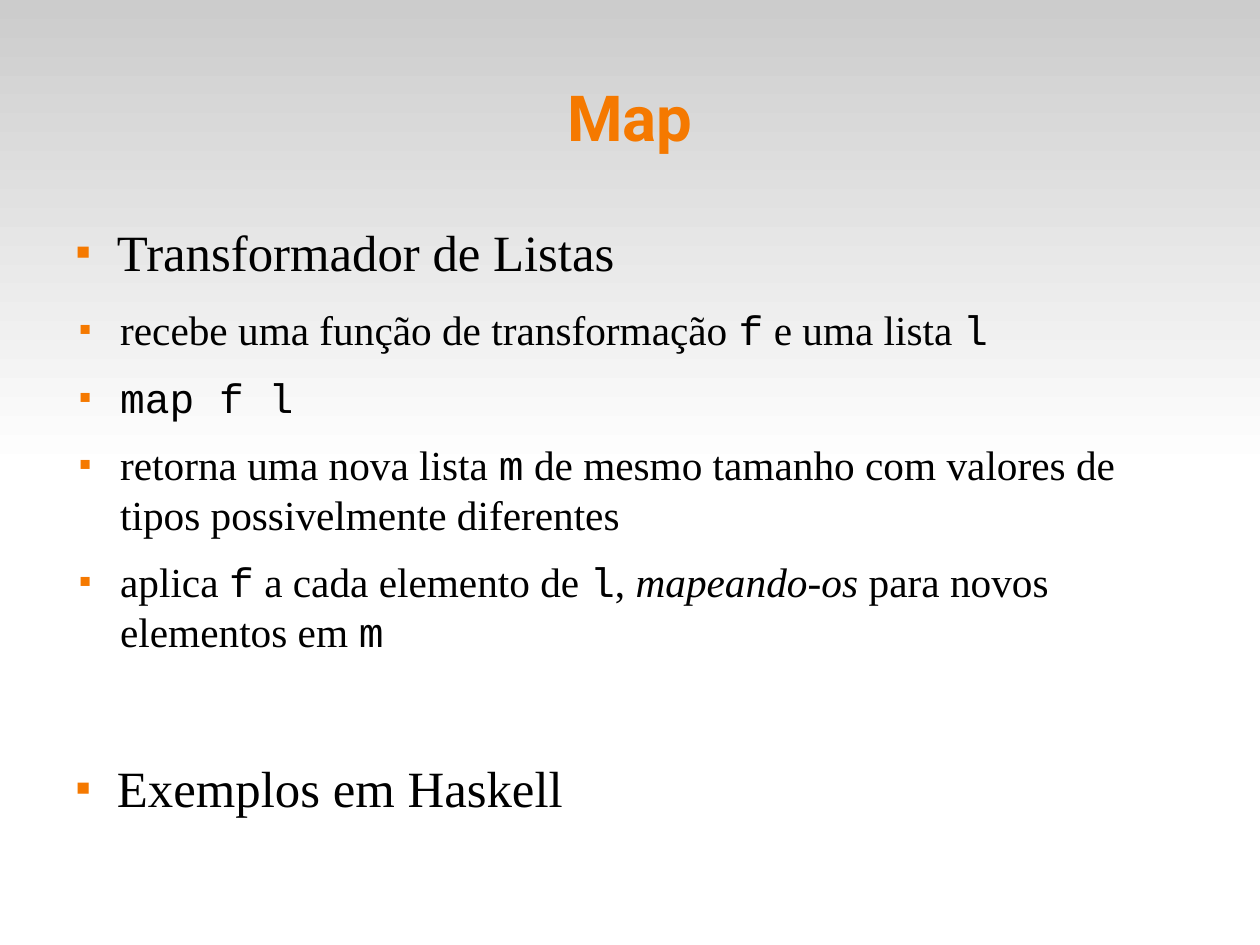
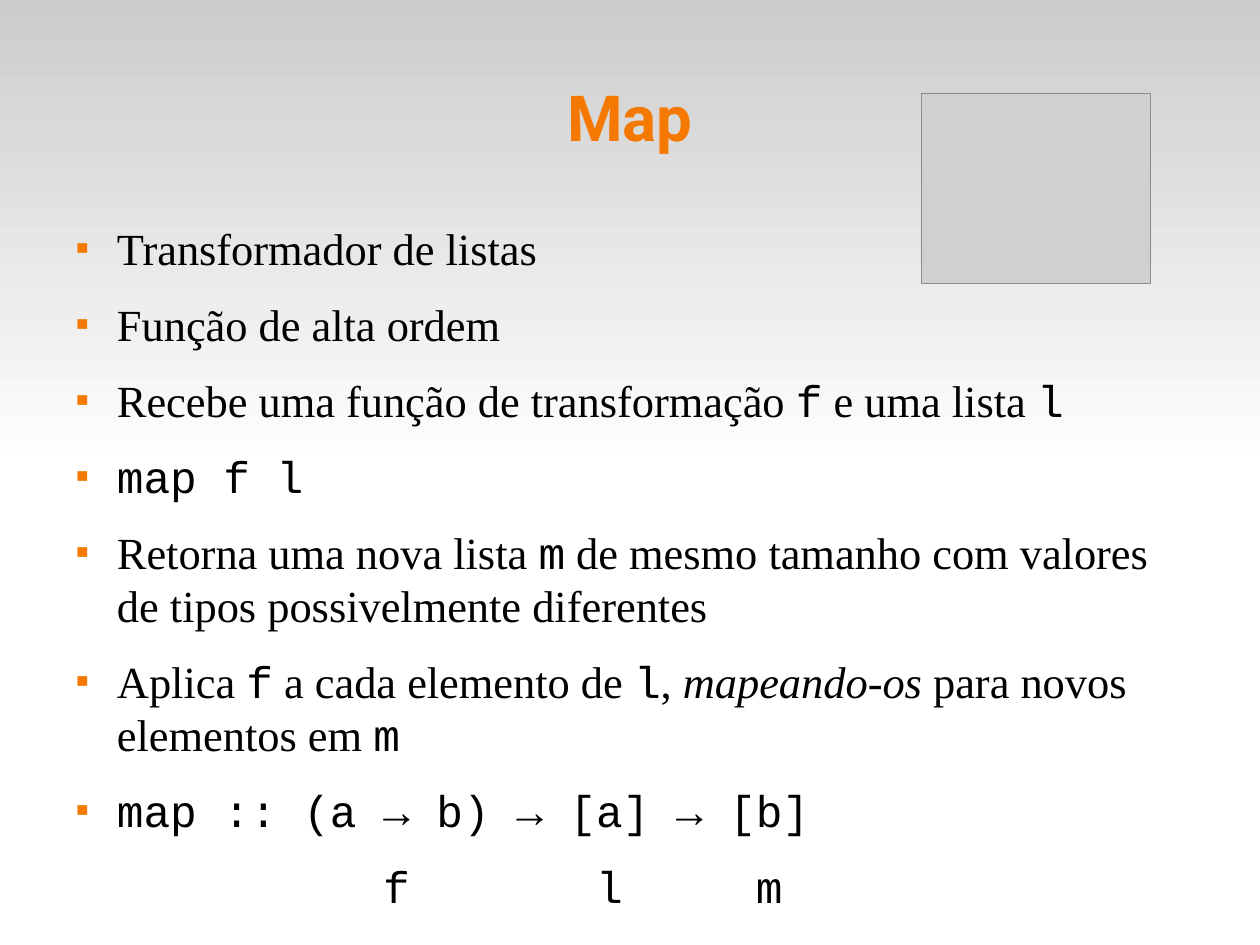
Before and after one commit to fsantanna-uerj/EDL, a slide deck: slide 23 of slides/edl-10-fun.odp (slide 21 before the commit). Drawn at 1260x945 pixels with LibreOffice and Linux fonts; fonts in the diff are those of the drawing; grey boxes stand for pictures. Boxes give left, top, right and bottom in pixels: in the first picture for what was removed or moved away, otherwise in the second. Text is boxed around its words. In the diff, an @@ line names an element or a change of style, - is before the commit and + after.

```diff
--- a/slides/edl-10-fun.odp
+++ b/slides/edl-10-fun.odp
@@ picture added at (923, 94, 1151, 284) @@
@@ text at (117, 233, 1064, 426): text changed; size 26 to 28 pt @@
-■ Transformador de Listas
-  ■ recebe uma função de transformação f e uma lista l
+■ Transformador de listas
+■ Função de alta ordem
+■ Recebe uma função de transformação f e uma lista l
@@ text at (117, 461, 304, 503): size 26 to 28 pt in "map f l"; list level 2 to 1 in "map f l" @@
@@ text at (117, 538, 1148, 903): text changed; size 26 to 28 pt @@
-  ■ retorna uma nova lista m de mesmo tamanho com valores de tipos possivelmente diferentes
-  ■ aplica f a cada elemento de l, mapeando-os para novos elementos em m
-■ Exemplos em Haskell
+■ Retorna uma nova lista m de mesmo tamanho com valores de tipos possivelmente diferentes
+■ Aplica f a cada elemento de l, mapeando-os para novos elementos em m
+■ map :: (a → b) → [a] → [b]
+f l m
```
Also in this commit, not shown: 3 other slides changed, 10 slides added, 4 other files.
